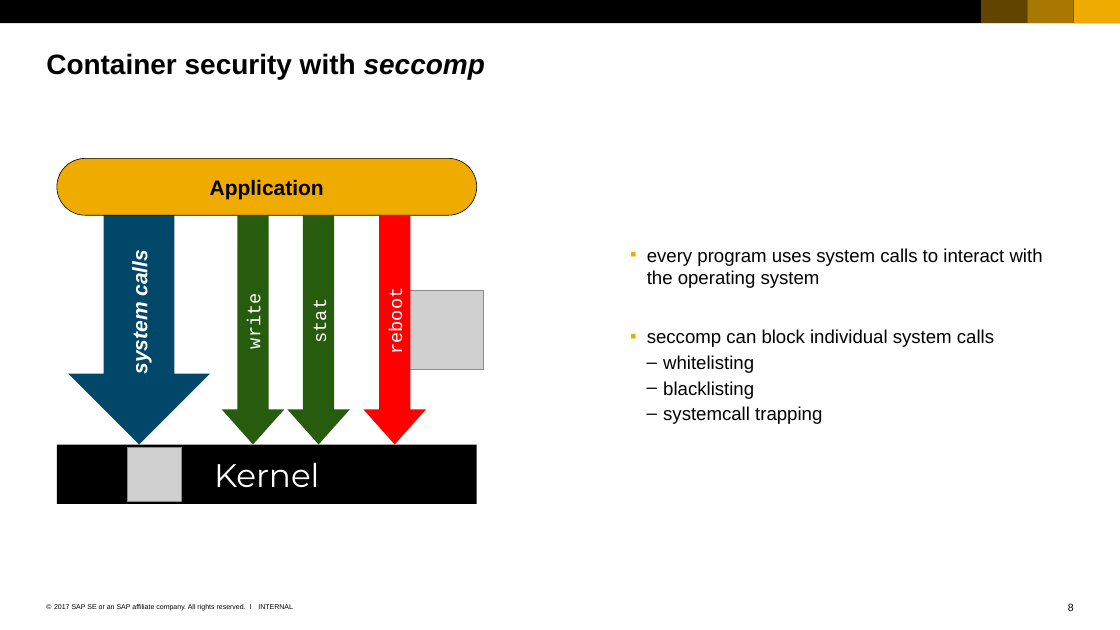
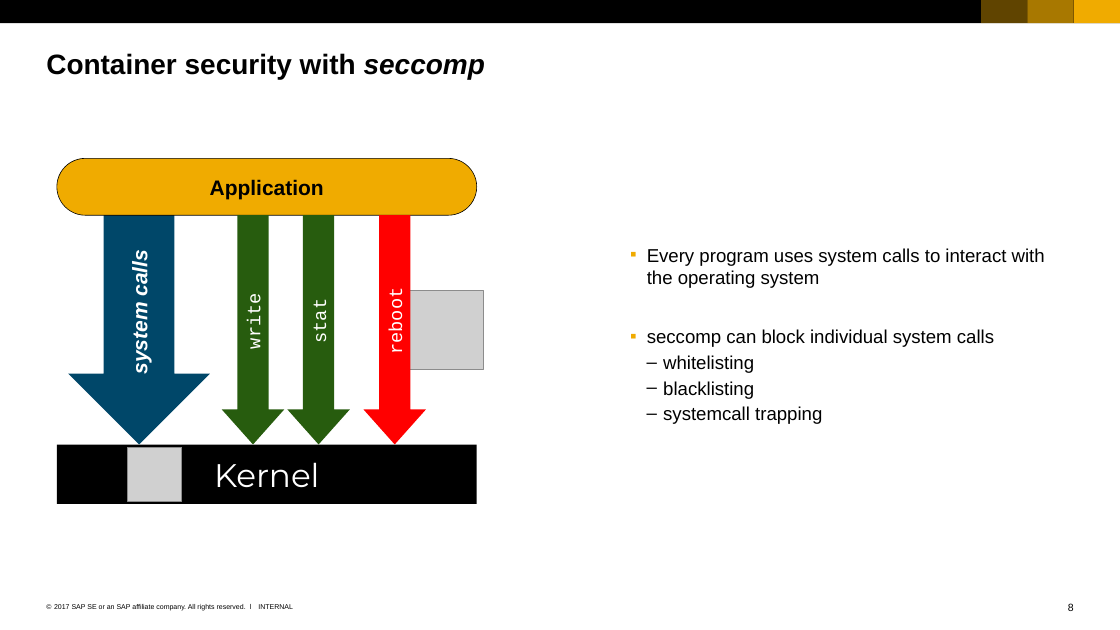
Before and after one commit to cuijiyao01/docker-k8s-training, a slide deck: slide 8 of docker/02_Members_of_docker_universe.pptx. Drawn at 1120x630 pixels with LibreOffice and Linux fonts; fonts in the diff are those of the drawing; grey boxes stand for pictures. Boxes give left, top, right and bottom in pixels: in the first picture for what was removed or moved away, otherwise in the second. Text is boxed around its words. In the diff, an @@ line names an element or a change of style, - is before the commit and + after.

```diff
--- a/docker/02_Members_of_docker_universe.pptx
+++ b/docker/02_Members_of_docker_universe.pptx
@@ text at <box>647,248,1045,288</box>: text changed @@
-  ▪ every program uses system calls to interact with the operating system
+  ▪ Every program uses system calls to interact with the operating system
```
Also in this commit, not shown: 9 other slides changed, 3 other files.
